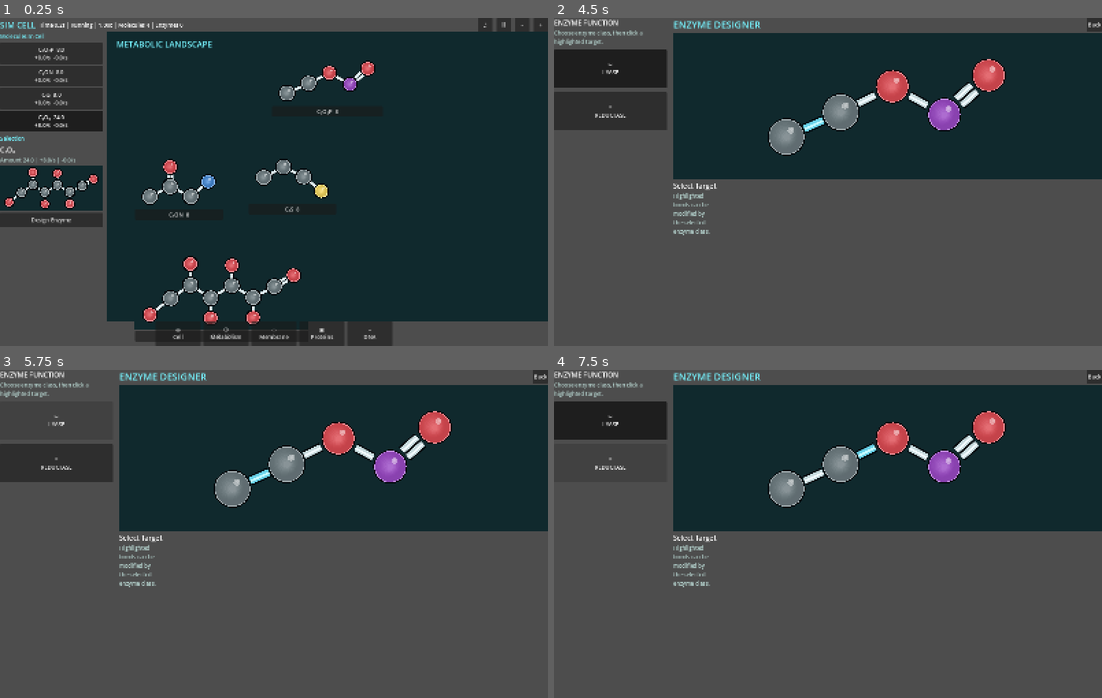
Above: before the commit, frames 1-4 (two rows, left to right).
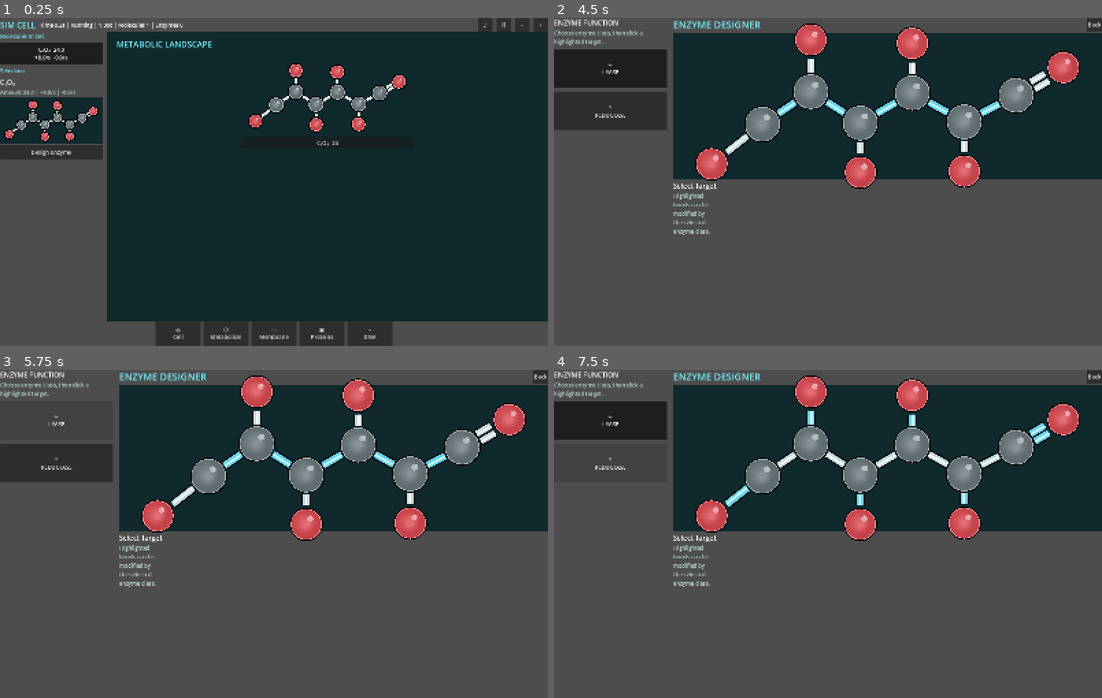
Above: after the commit, the same moments.

Repository: EliasEnglund/SimCell
Game: Godot game, scene res://scenes/main.tscn
Two runs of this game, one before a commit and one after it. Both use one fixed random seed, a clock stepped at 60 frames per second and the inputs below.
Inputs (mouse positions are in pixels of both pictures, inside the frame that each line leads up to):
- Up to frame 1 (0.25 s): no input
- Up to frame 2 (4.5 s): click "♫" at 0.5 s; click "♪" at 1.25 s; click "Ⅱ" at 2 s; click "-" at 2.75 s; click "+" at 3.5 s; click (603, 54) at 4.25 s, where only the run before the commit has a clickable "C₂O₂P 8.0 +0.0/s -0.0/s"
- Up to frame 3 (5.75 s): click "✂ LYASE" at 5 s
- Up to frame 4 (7.5 s): click "= REDUCTASE" at 5.75 s; click "✂ LYASE" at 6.5 s; click "= REDUCTASE" at 7.25 s

The runs differ from the first frame. In frame 1, 13% of the frame differs, in the area x 0-75%, y 1-99%; in frame 2, 9.8%; in frame 3, 9.8%; in frame 4, 9.8%.

Commit message:
Add pannable metabolism workspace with reaction arrows

Diff:
--- a/scripts/core/simulation_state.gd
+++ b/scripts/core/simulation_state.gd
@@ -59,11 +59,6 @@
 	molecule_amounts[glucose_id] = 24.0
 	molecule_rates[glucose_id] = {"production": GLUCOSE_IMPORT_PER_SECOND, "consumption": 0.0}
 	selected_molecule = glucose_id
-	for demo in Graph.demo_molecules():
-		var demo_id: String = demo["signature"]
-		molecule_types[demo_id] = demo
-		molecule_amounts[demo_id] = 8.0
-		molecule_rates[demo_id] = {"production": 0.0, "consumption": 0.0}
 	emit_signal("event_logged", "New culture started with glucose import at 8 molecules/s.")
 	emit_signal("changed")
 
--- a/scripts/ui/main.gd
+++ b/scripts/ui/main.gd
@@ -2,6 +2,7 @@
 
 const CellViewScript := preload("res://scripts/ui/cell_view.gd")
 const MoleculeCanvasScript := preload("res://scripts/ui/molecule_canvas.gd")
+const MetabolismWorkspaceScript := preload("res://scripts/ui/metabolism_workspace.gd")
 const SimulationStateScript := preload("res://scripts/core/simulation_state.gd")
 
 var sim = SimulationStateScript.new()
@@ -12,6 +13,7 @@
 var molecule_list: VBoxContainer
 var detail_panel: VBoxContainer
 var map_layer: Control
+var metabolism_workspace: Control
 var queue_box: VBoxContainer
 var event_log: RichTextLabel
 var music_player: AudioStreamPlayer
@@ -147,6 +149,11 @@
 	map_layer.size_flags_horizontal = Control.SIZE_EXPAND_FILL
 	map_layer.size_flags_vertical = Control.SIZE_EXPAND_FILL
 	layout.add_child(map_layer)
+	metabolism_workspace = MetabolismWorkspaceScript.new()
+	metabolism_workspace.simulation = sim
+	metabolism_workspace.set_anchors_preset(Control.PRESET_FULL_RECT)
+	metabolism_workspace.molecule_requested.connect(_select_and_open_designer)
+	map_layer.add_child(metabolism_workspace)
 
 func _build_protein_view() -> void:
 	var box := VBoxContainer.new()
@@ -183,7 +190,8 @@
 	for id in sim.present_molecule_ids():
 		molecule_list.add_child(_molecule_list_button(id))
 	_refresh_selection_detail()
-	_draw_metabolism_map()
+	if metabolism_workspace != null:
+		metabolism_workspace.rebuild()
 
 func _molecule_list_button(id: String) -> Button:
 	var molecule: Dictionary = sim.molecule_types[id]
@@ -226,99 +234,6 @@
 	button.custom_minimum_size = Vector2(0, 42)
 	button.pressed.connect(func(): _open_enzyme_designer(sim.selected_molecule))
 	detail_panel.add_child(button)
-
-func _draw_metabolism_map() -> void:
-	_clear(map_layer)
-	var background := ColorRect.new()
-	background.color = Color("10292d")
-	background.set_anchors_preset(Control.PRESET_FULL_RECT)
-	map_layer.add_child(background)
-	var title := Label.new()
-	title.text = "METABOLIC LANDSCAPE"
-	title.add_theme_font_size_override("font_size", 24)
-	title.modulate = Color("76f4ff")
-	title.position = Vector2(28, 18)
-	map_layer.add_child(title)
-	var ids := sim.present_molecule_ids()
-	var positions := {}
-	var map_width: float = maxf(760.0, map_layer.size.x)
-	var layout := _metabolism_layout(ids, map_width)
-	for i in ids.size():
-		var id := ids[i]
-		var item: Dictionary = layout[id]
-		positions[id] = item["position"]
-		map_layer.add_child(_map_molecule_node(id, item["position"], item["size"]))
-	for reaction in sim.reactions:
-		map_layer.add_child(_reaction_node(reaction, positions))
-
-func _metabolism_layout(ids: Array[String], map_width: float) -> Dictionary:
-	var result := {}
-	var fixed_zoom := 0.72
-	var gap := Vector2(74.0, 82.0)
-	var top_y := 72.0
-	var row_y := 360.0
-	var row_x := 82.0
-	var row_height := 0.0
-	for i in ids.size():
-		var id := ids[i]
-		var size := _molecule_canvas_size(sim.molecule_types[id], fixed_zoom)
-		var pos := Vector2(map_width * 0.5 - size.x * 0.5, top_y)
-		if i > 0:
-			if row_x + size.x > map_width - 60.0:
-				row_x = 82.0
-				row_y += row_height + gap.y
-				row_height = 0.0
-			pos = Vector2(row_x, row_y)
-			row_x += size.x + gap.x
-			row_height = maxf(row_height, size.y)
-		result[id] = {"position": pos, "size": size}
-	return result
-
-func _molecule_canvas_size(molecule: Dictionary, zoom: float) -> Vector2:
-	var atoms: Array = molecule.get("atoms", [])
-	if atoms.is_empty():
-		return Vector2(180, 140)
-	var min_pos := Vector2(INF, INF)
-	var max_pos := Vector2(-INF, -INF)
-	for atom in atoms:
-		var pos: Vector2 = atom.get("pos", Vector2.ZERO)
-		min_pos = min_pos.min(pos)
-		max_pos = max_pos.max(pos)
-	var graph_size := (max_pos - min_pos).max(Vector2(80.0, 80.0))
-	return graph_size * zoom + Vector2(88.0, 116.0)
-
-func _map_molecule_node(id: String, pos: Vector2, node_size: Vector2) -> Control:
-	var box := VBoxContainer.new()
-	box.position = pos
-	box.custom_minimum_size = node_size
-	var canvas = MoleculeCanvasScript.new()
-	canvas.custom_minimum_size = Vector2(node_size.x, maxf(90.0, node_size.y - 48.0))
-	canvas.scale_to_fit = false
-	canvas.fixed_zoom = 0.72
-	canvas.set_molecule(sim.molecule_types[id])
-	canvas.gui_input.connect(func(event: InputEvent):
-		if event is InputEventMouseButton and event.pressed and event.button_index == MOUSE_BUTTON_LEFT:
-			_select_and_open_designer(id)
-	)
-	box.add_child(canvas)
-	var label := Button.new()
-	label.text = "%s  %.0f" % [sim.molecule_types[id].get("formula", ""), float(sim.molecule_amounts.get(id, 0.0))]
-	label.pressed.connect(func(): _select_and_open_designer(id))
-	box.add_child(label)
-	return box
-
-func _reaction_node(reaction: Dictionary, positions: Dictionary) -> Control:
-	var substrate: String = reaction.get("substrate", "")
-	var products: Array = reaction.get("products", [])
-	var source: Vector2 = positions.get(substrate, Vector2(180, 120))
-	var target := source + Vector2(250, 90)
-	if not products.is_empty():
-		target = positions.get(products[0], target)
-	var label := Label.new()
-	label.text = "%s\n%.2f/s" % [reaction.get("name", "Enzyme"), float(reaction.get("rate", 0.0))]
-	label.position = source.lerp(target, 0.5) + Vector2(0, 42)
-	label.modulate = Color("f4f8ff")
-	return label
 
 func _open_enzyme_designer(molecule_id: String) -> void:
 	sim.select_molecule(molecule_id)
--- /dev/null
+++ b/scripts/ui/metabolism_workspace.gd
@@ -0,0 +1,153 @@
+extends Control
+class_name MetabolismWorkspace
+
+signal molecule_requested(molecule_id: String)
+
+const MoleculeCanvasScript := preload("res://scripts/ui/molecule_canvas.gd")
+
+var simulation
+var pan_offset := Vector2.ZERO
+var _dragging := false
+var _last_mouse := Vector2.ZERO
+var _fixed_zoom := 0.72
+
+func _ready() -> void:
+	mouse_default_cursor_shape = Control.CURSOR_DRAG
+
+func _gui_input(event: InputEvent) -> void:
+	if event is InputEventMouseButton and event.button_index == MOUSE_BUTTON_LEFT:
+		_dragging = event.pressed
+		_last_mouse = event.position
+		mouse_default_cursor_shape = Control.CURSOR_MOVE if _dragging else Control.CURSOR_DRAG
+	elif event is InputEventMouseMotion and _dragging:
+		pan_offset += event.position - _last_mouse
+		_last_mouse = event.position
+		queue_redraw()
+		_rebuild()
+
+func rebuild() -> void:
+	_rebuild()
+
+func _rebuild() -> void:
+	for child in get_children():
+		child.queue_free()
+	if simulation == null:
+		return
+	var background := ColorRect.new()
+	background.color = Color("10292d")
+	background.set_anchors_preset(Control.PRESET_FULL_RECT)
+	background.mouse_filter = Control.MOUSE_FILTER_IGNORE
+	add_child(background)
+	var title := Label.new()
+	title.text = "METABOLIC LANDSCAPE"
+	title.add_theme_font_size_override("font_size", 24)
+	title.modulate = Color("76f4ff")
+	title.position = Vector2(28, 18)
+	title.mouse_filter = Control.MOUSE_FILTER_IGNORE
+	add_child(title)
+	var ids: Array[String] = simulation.present_molecule_ids()
+	var layout := _metabolism_layout(ids, maxf(760.0, size.x))
+	var positions := {}
+	var sizes := {}
+	for id in ids:
+		var item: Dictionary = layout[id]
+		positions[id] = item["position"] + pan_offset
+		sizes[id] = item["size"]
+	_draw_reaction_arrows(positions, sizes)
+	for id in ids:
+		add_child(_map_molecule_node(id, positions[id], sizes[id]))
+
+func _draw_reaction_arrows(positions: Dictionary, sizes: Dictionary) -> void:
+	for reaction in simulation.reactions:
+		var substrate: String = reaction.get("substrate", "")
+		var products: Array = reaction.get("products", [])
+		if not positions.has(substrate):
+			continue
+		var source_center: Vector2 = positions[substrate] + sizes[substrate] * 0.5
+		for product_id in products:
+			if not positions.has(product_id):
+				continue
+			var target_center: Vector2 = positions[product_id] + sizes[product_id] * 0.5
+			var arrow := ArrowLine.new()
+			arrow.start = source_center
+			arrow.end = target_center
+			arrow.label = "%.2f/s" % float(reaction.get("rate", 0.0))
+			arrow.set_anchors_preset(Control.PRESET_FULL_RECT)
+			add_child(arrow)
+
+func _metabolism_layout(ids: Array[String], map_width: float) -> Dictionary:
+	var result := {}
+	var gap := Vector2(90.0, 110.0)
+	var top_y := 78.0
+	var row_y := 380.0
+	var row_x := 96.0
+	var row_height := 0.0
+	for i in ids.size():
+		var id := ids[i]
+		var node_size := _molecule_canvas_size(simulation.molecule_types[id], _fixed_zoom)
+		var pos := Vector2(map_width * 0.5 - node_size.x * 0.5, top_y)
+		if i > 0:
+			if row_x + node_size.x > map_width - 80.0:
+				row_x = 96.0
+				row_y += row_height + gap.y
+				row_height = 0.0
+			pos = Vector2(row_x, row_y)
+			row_x += node_size.x + gap.x
+			row_height = maxf(row_height, node_size.y)
+		result[id] = {"position": pos, "size": node_size}
+	return result
+
+func _molecule_canvas_size(molecule: Dictionary, zoom: float) -> Vector2:
+	var atoms: Array = molecule.get("atoms", [])
+	if atoms.is_empty():
+		return Vector2(180, 140)
+	var min_pos := Vector2(INF, INF)
+	var max_pos := Vector2(-INF, -INF)
+	for atom in atoms:
+		var pos: Vector2 = atom.get("pos", Vector2.ZERO)
+		min_pos = min_pos.min(pos)
+		max_pos = max_pos.max(pos)
+	var graph_size := (max_pos - min_pos).max(Vector2(80.0, 80.0))
+	return graph_size * zoom + Vector2(88.0, 116.0)
+
+func _map_molecule_node(id: String, pos: Vector2, node_size: Vector2) -> Control:
+	var box := VBoxContainer.new()
+	box.position = pos
+	box.custom_minimum_size = node_size
+	var canvas = MoleculeCanvasScript.new()
+	canvas.custom_minimum_size = Vector2(node_size.x, maxf(90.0, node_size.y - 48.0))
+	canvas.scale_to_fit = false
+	canvas.fixed_zoom = _fixed_zoom
+	canvas.set_molecule(simulation.molecule_types[id])
+	canvas.gui_input.connect(func(event: InputEvent):
+		if event is InputEventMouseButton and event.pressed and event.button_index == MOUSE_BUTTON_LEFT:
+			emit_signal("molecule_requested", id)
+	)
+	box.add_child(canvas)
+	var label := Button.new()
+	label.text = "%s  %.0f" % [simulation.molecule_types[id].get("formula", ""), float(simulation.molecule_amounts.get(id, 0.0))]
+	label.pressed.connect(func(): emit_signal("molecule_requested", id))
+	box.add_child(label)
+	return box
+
+class ArrowLine:
+	extends Control
+
+	var start := Vector2.ZERO
+	var end := Vector2.ZERO
+	var label := ""
+
+	func _draw() -> void:
+		var delta := end - start
+		if delta.length() < 8.0:
+			return
+		var dir := delta.normalized()
+		var normal := Vector2(-dir.y, dir.x)
+		var from := start + dir * 90.0
+		var to := end - dir * 90.0
+		draw_line(from, to, Color("02070b"), 9.0, true)
+		draw_line(from, to, Color("f4fbff"), 4.0, true)
+		var left := to - dir * 18.0 + normal * 9.0
+		var right := to - dir * 18.0 - normal * 9.0
+		draw_colored_polygon(PackedVector2Array([to, left, right]), Color("f4fbff"))
+		draw_string(ThemeDB.fallback_font, from.lerp(to, 0.5) + Vector2(8, -8), label, HORIZONTAL_ALIGNMENT_LEFT, -1, 16, Color("f4fbff"))
--- a/tests/simulation_smoke_test.gd
+++ b/tests/simulation_smoke_test.gd
@@ -5,7 +5,7 @@
 func _init() -> void:
 	var sim = SimulationStateScript.new()
 	var glucose_id: String = sim.selected_molecule
-	assert(sim.present_molecule_ids().size() >= 4)
+	assert(sim.present_molecule_ids().size() == 1)
 	assert(sim.molecule_types[glucose_id].get("formula", "") == "C₆O₆")
 	assert(sim.valid_targets("lyase", glucose_id).size() > 0)
 	assert(sim.valid_targets("reductase", glucose_id).size() > 0)
